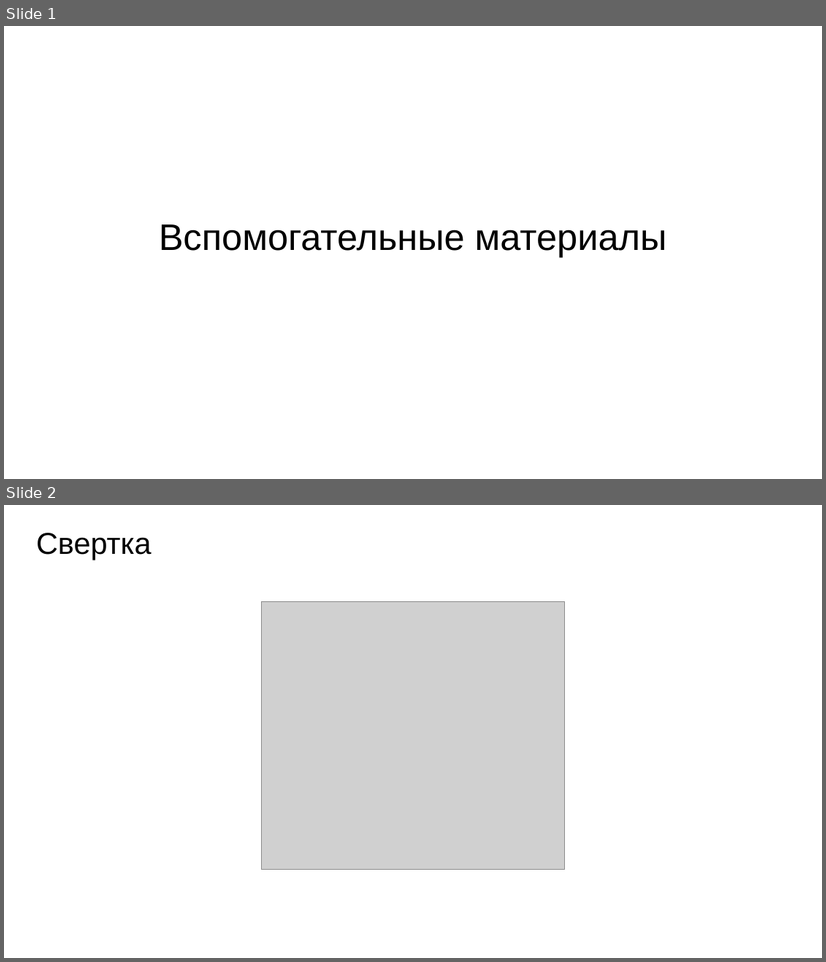
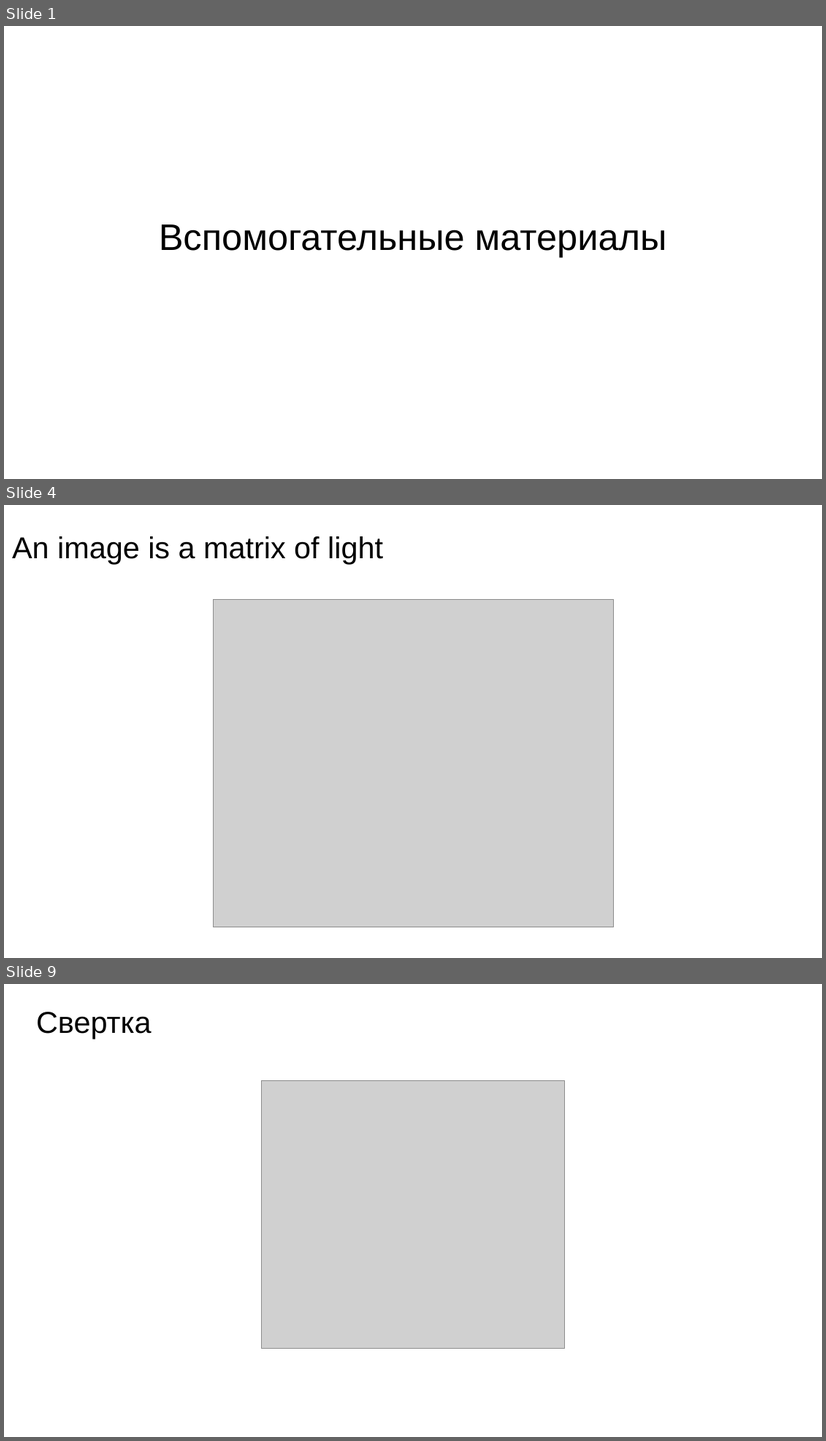
Before and after one commit to CV15005/biomedical-decision-support-systems, a slide deck: lesson2/Вспомогательные_материалы.pptx. Shown one above the other, each under a label of ours: slides 1 and 2 before the commit, slides 1, 4 and 9 after it; the slides between them are not shown. The pictures are 826x962 and 826x1441 pixels, drawn with LibreOffice and Linux fonts; fonts in the diff are those of the drawing; grey boxes stand for pictures. Boxes give left, top, right and bottom in pixels: in the first picture for what was removed or moved away, otherwise in the second. Text is boxed around its words. In the diff, an @@ line names an element or a change of style, - is before the commit and + after.

```diff
--- a/lesson2/Вспомогательные_материалы.pptx
+++ b/lesson2/Вспомогательные_материалы.pptx
@@ slide 4 added at <box>4,505,822,958</box>, background #FFFFFF @@
@@ title added at <box>12,536,383,564</box>, 58.5 pt, text #000000 @@
+An image is a matrix of light
@@ picture added at <box>213,599,613,928</box> @@
@@ what was slide 2 is now slide 9 @@
```
Also in this commit, not shown: 6 other slides added.
